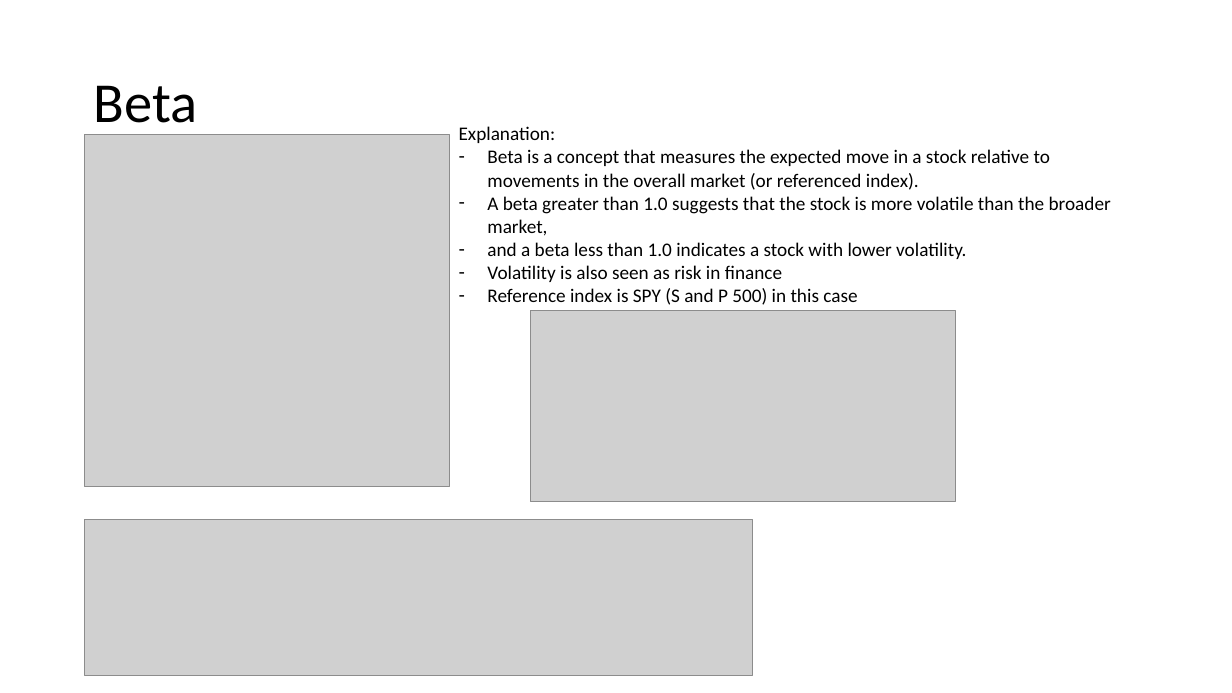
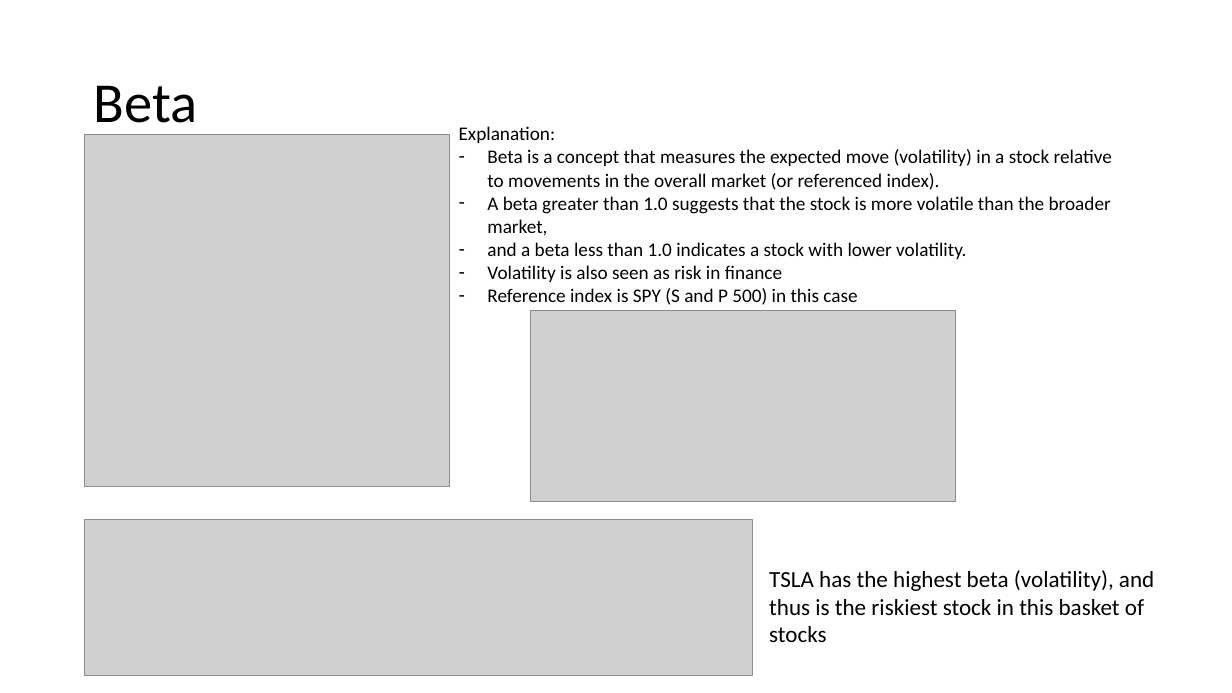
Before and after one commit to Quarky123/dataengineeringcamp-capstone, a slide deck: slide 8 of capstone presentation.pptx. Drawn at 1232x693 pixels with LibreOffice and Linux fonts; fonts in the diff are those of the drawing; grey boxes stand for pictures. Boxes give left, top, right and bottom in pixels: in the first picture for what was removed or moved away, otherwise in the second. Text is boxed around its words. In the diff, an @@ line names an element or a change of style, - is before the commit and + after.

```diff
--- a/capstone presentation.pptx
+++ b/capstone presentation.pptx
@@ text at <box>487,149,1112,190</box>: text changed @@
-– Beta is a concept that measures the expected move in a stock relative to movements in the overall market (or referenced index).
+– Beta is a concept that measures the expected move (volatility) in a stock relative to movements in the overall market (or referenced index).
@@ text added at <box>769,570,1154,642</box>, 18 pt, text #000000 @@
+TSLA has the highest beta (volatility), and thus is the riskiest stock in this basket of stocks
```
Also in this commit, not shown: 1 other slide changed, 2 slides added, 1 other file.
